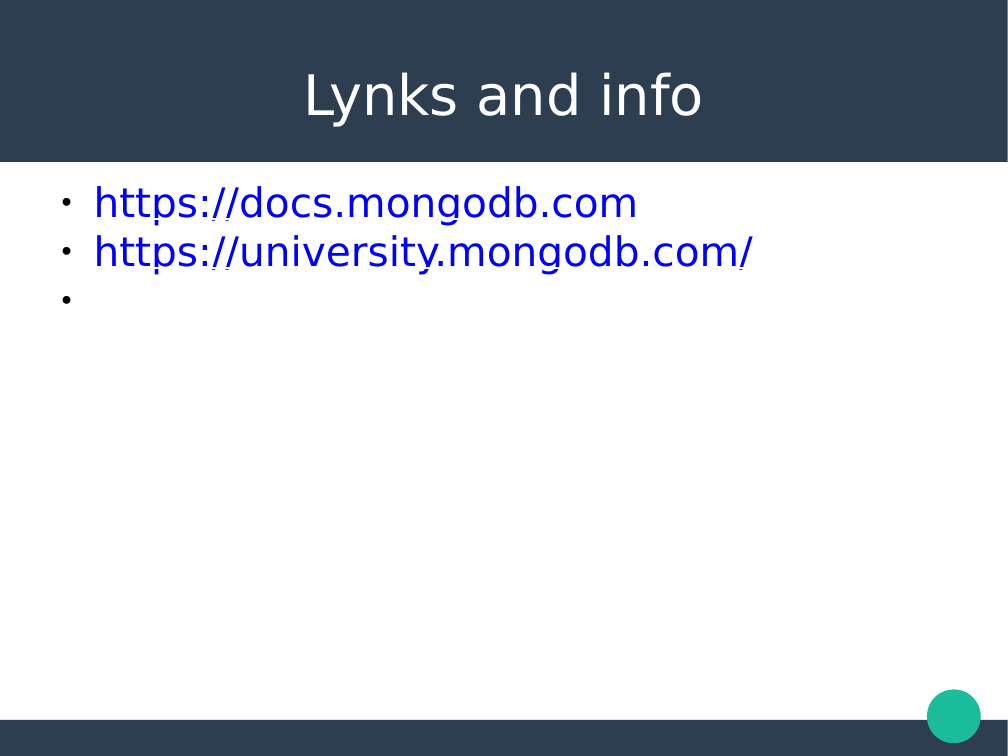
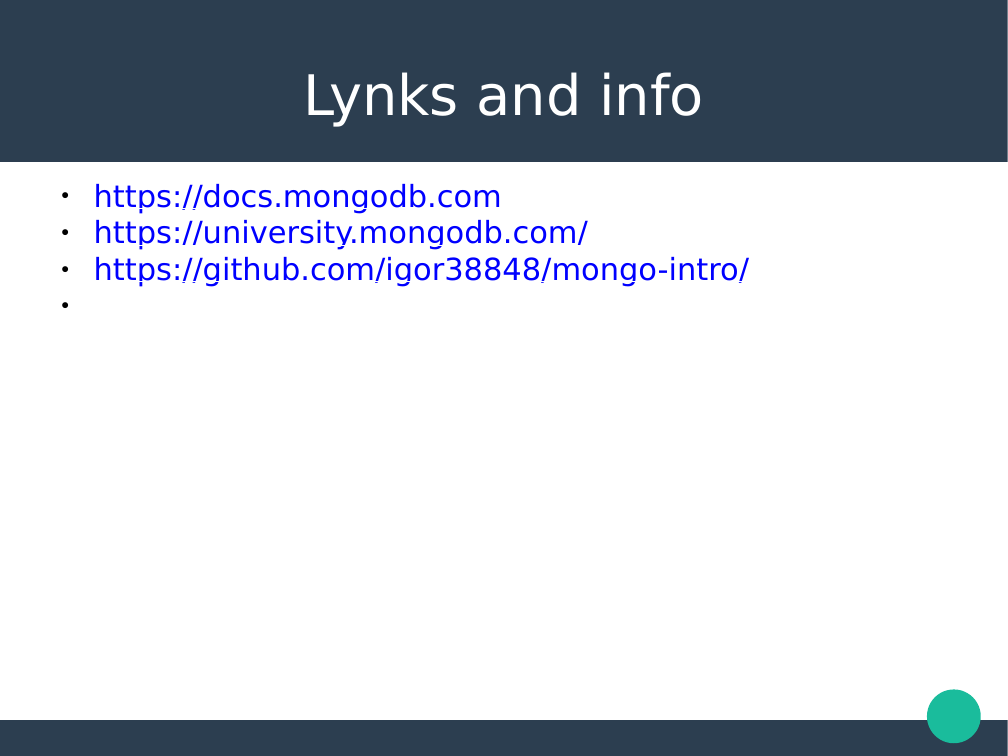
Before and after one commit to igor38848/mongo-intro, a slide deck: slide 46 of Presentation.pptx. Drawn at 1008x756 pixels with LibreOffice and Linux fonts; fonts in the diff are those of the drawing. Boxes give left, top, right and bottom in pixels: in the first picture for what was removed or moved away, otherwise in the second. Text is boxed around its words. In the diff, an @@ line names an element or a change of style, - is before the commit and + after.

```diff
--- a/Presentation.pptx
+++ b/Presentation.pptx
@@ text at (94, 183, 588, 250): size 32 to 24 pt in "https://docs.mongodb.com", "https://university.mongodb.com/" @@
@@ text at (94, 256, 749, 286): paragraph added @@
+● https://github.com/igor38848/mongo-intro/
```
Also in this commit, not shown: 2 other slides changed, 1 other file.
